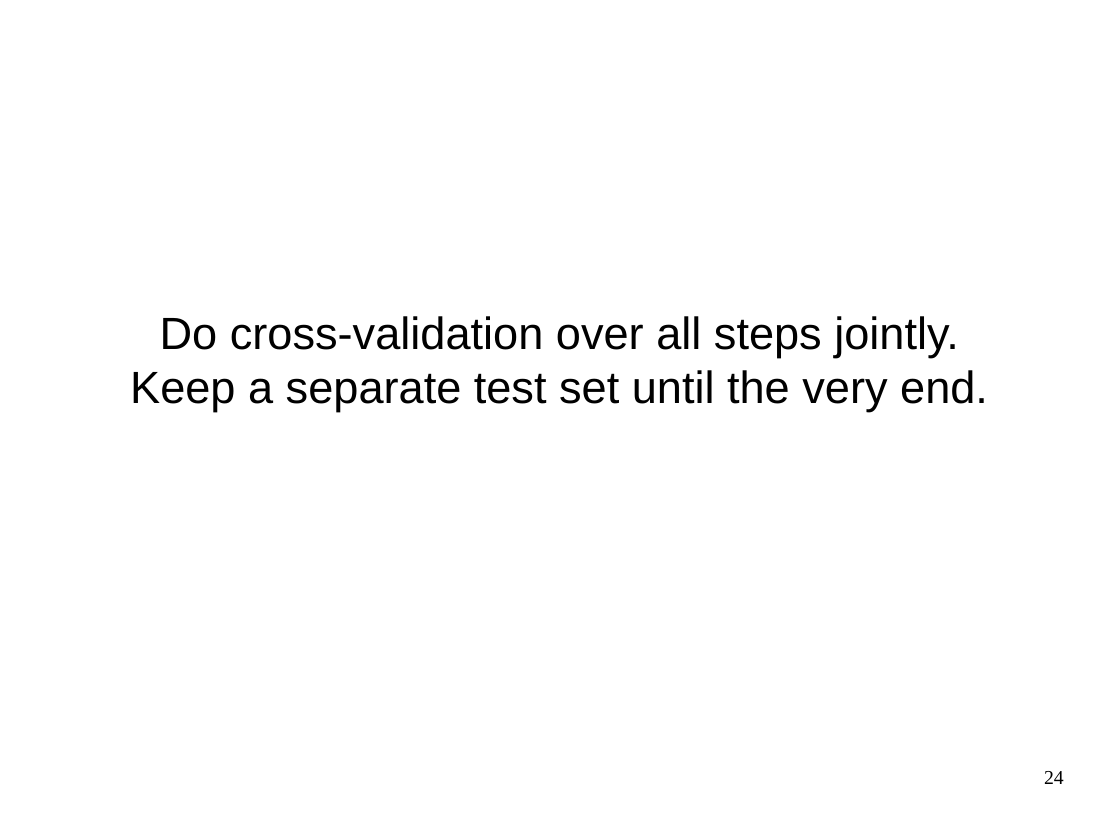
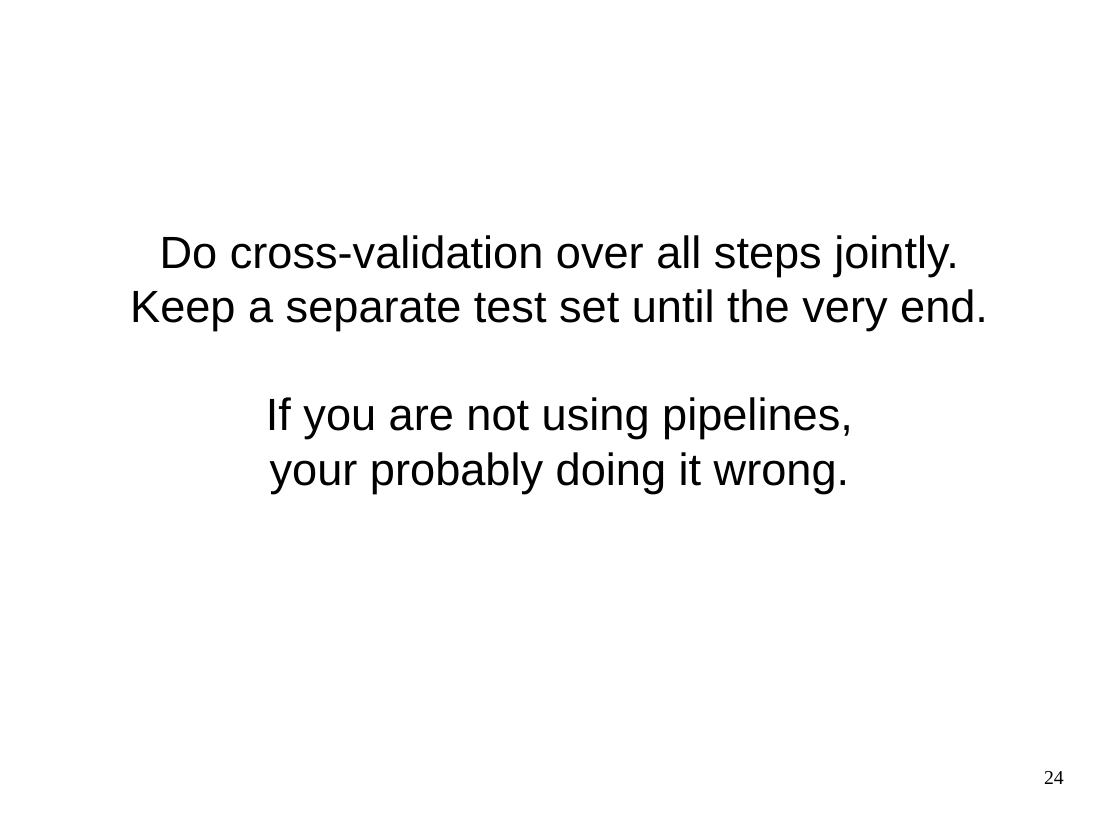
Before and after one commit to amueller/ml_meetup_nyc_2016, a slide deck: slide 24 of machine-learning-with-scikit-learn-nyc-ml-meetup-2016.odp. Drawn at 1120x840 pixels with LibreOffice and Linux fonts; fonts in the diff are those of the drawing. Boxes give left, top, right and bottom in pixels: in the first picture for what was removed or moved away, otherwise in the second. Text is boxed around its words. In the diff, an @@ line names an element or a change of style, - is before the commit and + after.

```diff
--- a/machine-learning-with-scikit-learn-nyc-ml-meetup-2016.odp
+++ b/machine-learning-with-scikit-learn-nyc-ml-meetup-2016.odp
@@ subtitle at (266, 397, 853, 493): paragraphs added @@
+If you are not using pipelines,
+your probably doing it wrong.
```
Also in this commit, not shown: 1 other slide changed, 7 other files.
